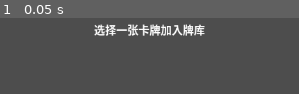
Above: before the commit, frame 1.
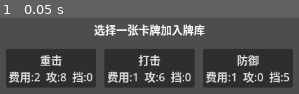
Above: after the commit, the same moment.

Repository: archer47-qingmei/AIGameTest2
Game: Godot game, scene res://reward/RewardScreen.tscn
Same seed, same stepped clock (60 frames per second), same inputs: the game is played once before the commit and once after it. This scene is started directly instead of the project's main scene.
Inputs:
- Up to frame 1 (0.05 s): no input

The runs differ from the first frame. In frame 1, 42% of the frame differs, in the area x 2-98%, y 40-91%.
Error before the commit: Cannot call method 'add_child' on a null value. (res://reward/RewardScreen.gd:16)

Commit message:
refactor: extract card description to CardData.get_description()

Diff:
--- a/CardData.gd
+++ b/CardData.gd
@@ -4,3 +4,13 @@
 @export var card_name: String
 @export var cost: int
 @export var effects: Array[CardEffectData]
+
+func get_description() -> String:
+	var dmg: int = 0
+	var blk: int = 0
+	for effect: CardEffectData in effects:
+		if effect.type == "damage":
+			dmg = effect.value
+		elif effect.type == "block":
+			blk = effect.value
+	return "%s\n费用:%d  攻:%d  挡:%d" % [card_name, cost, dmg, blk]
--- a/combat/CombatScreen.gd
+++ b/combat/CombatScreen.gd
@@ -46,14 +46,7 @@
 	_hand_buttons.clear()
 	for card: CardData in _engine.hand:
 		var btn: Button = Button.new()
-		var dmg: int = 0
-		var blk: int = 0
-		for effect: CardEffectData in card.effects:
-			if effect.type == "damage":
-				dmg = effect.value
-			elif effect.type == "block":
-				blk = effect.value
-		btn.text = "%s\n费用:%d  攻:%d  挡:%d" % [card.card_name, card.cost, dmg, blk]
+		btn.text = card.get_description()
 		btn.pressed.connect(_on_card_pressed.bind(card))
 		_hand_container.add_child(btn)
 		_hand_buttons.append(btn)
--- a/reward/RewardScreen.gd
+++ b/reward/RewardScreen.gd
@@ -1,19 +1,14 @@
 extends Control
+
+@onready var _card_container: HBoxContainer = $VBoxContainer/CardContainer
 
 func _ready() -> void:
 	var options: Array[CardData] = RewardEngine.get_options()
 	for card: CardData in options:
 		var btn := Button.new()
-		var dmg: int = 0
-		var blk: int = 0
-		for effect: CardEffectData in card.effects:
-			if effect.type == "damage":
-				dmg = effect.value
-			elif effect.type == "block":
-				blk = effect.value
-		btn.text = "%s\n费用:%d  攻:%d  挡:%d" % [card.card_name, card.cost, dmg, blk]
+		btn.text = card.get_description()
 		btn.pressed.connect(_on_card_selected.bind(card))
-		$CardContainer.add_child(btn)
+		_card_container.add_child(btn)
 
 func _on_card_selected(card: CardData) -> void:
 	GameManager.player_state.deck.append(card.duplicate())
